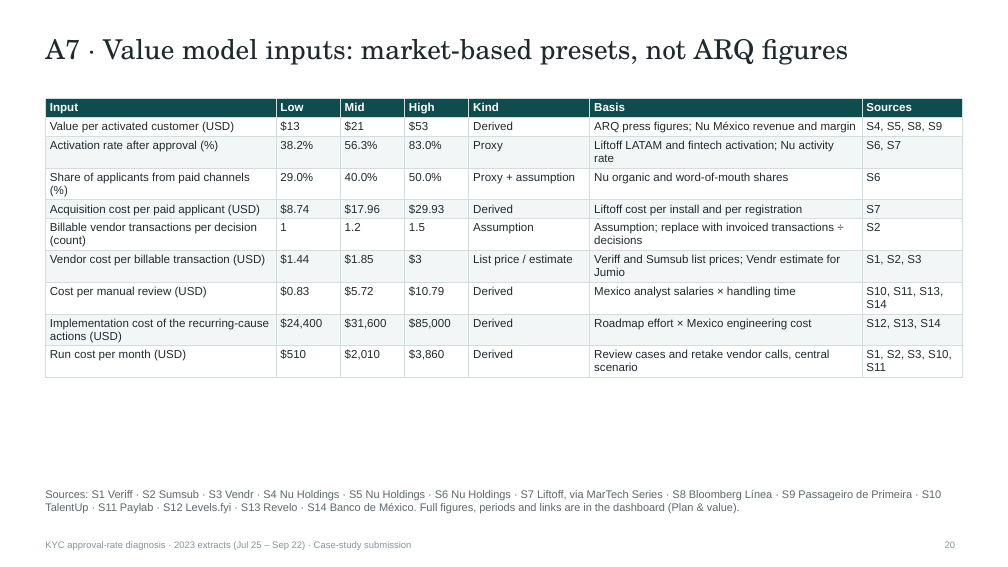
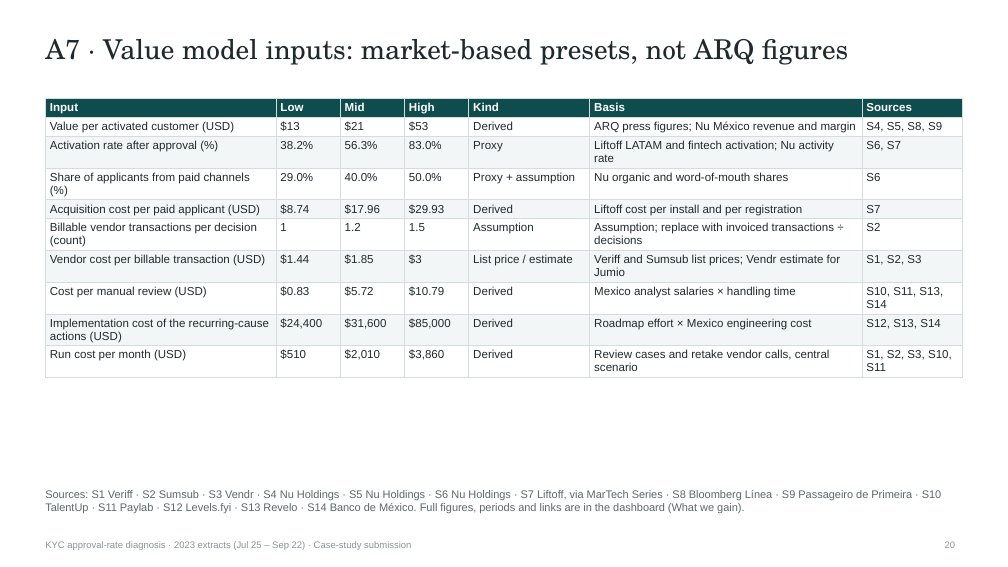
Before and after one commit to prosolkin/arq-kyc, a slide deck: slide 20 of analysis/export/kyc-approval-deck.pptx. Drawn at 1008x567 pixels with LibreOffice and Linux fonts; fonts in the diff are those of the drawing. Boxes give left, top, right and bottom in pixels: in the first picture for what was removed or moved away, otherwise in the second. Text is boxed around its words. In the diff, an @@ line names an element or a change of style, - is before the commit and + after.

```diff
--- a/analysis/export/kyc-approval-deck.pptx
+++ b/analysis/export/kyc-approval-deck.pptx
@@ text at (45, 490, 941, 514): text changed @@
-Sources: S1 Veriff · S2 Sumsub · S3 Vendr · S4 Nu Holdings · S5 Nu Holdings · S6 Nu Holdings · S7 Liftoff, via MarTech Series · S8 Bloomberg Línea · S9 Passageiro de Primeira · S10 TalentUp · S11 Paylab · S12 Levels.fyi · S13 Revelo · S14 Banco de México. Full figures, periods and links are in the dashboard (Plan & value).
+Sources: S1 Veriff · S2 Sumsub · S3 Vendr · S4 Nu Holdings · S5 Nu Holdings · S6 Nu Holdings · S7 Liftoff, via MarTech Series · S8 Bloomberg Línea · S9 Passageiro de Primeira · S10 TalentUp · S11 Paylab · S12 Levels.fyi · S13 Revelo · S14 Banco de México. Full figures, periods and links are in the dashboard (What we gain).
```
Also in this commit, not shown: 4 other slides changed, 1 slide added, 1 slide removed, 20 other files.
